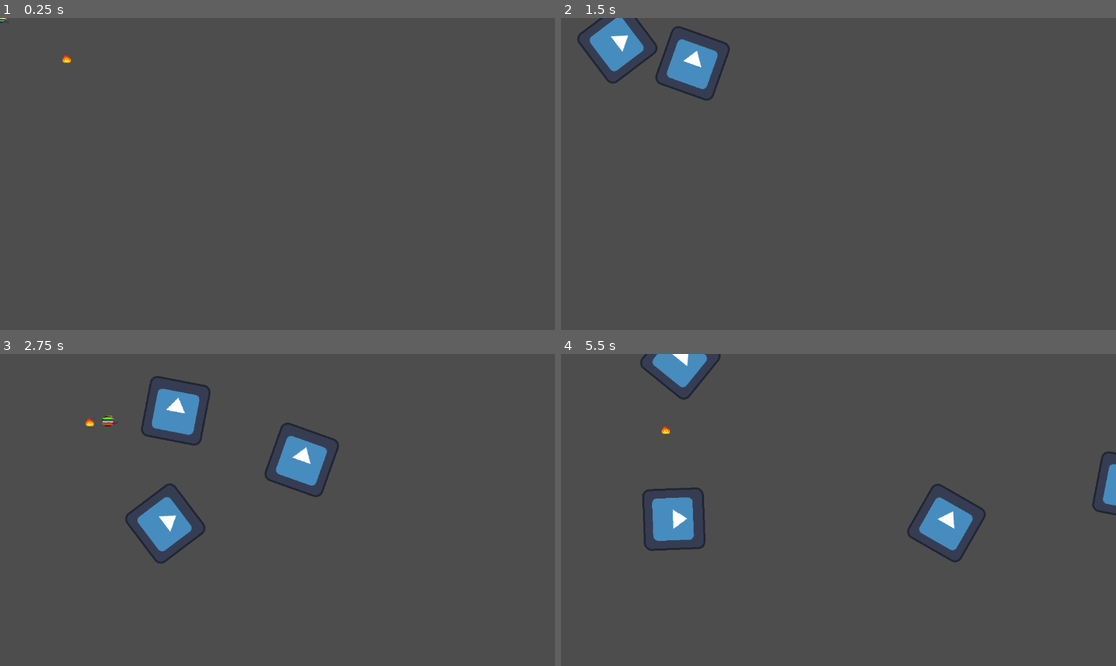
Above: before the commit, frames 1-4 (two rows, left to right).
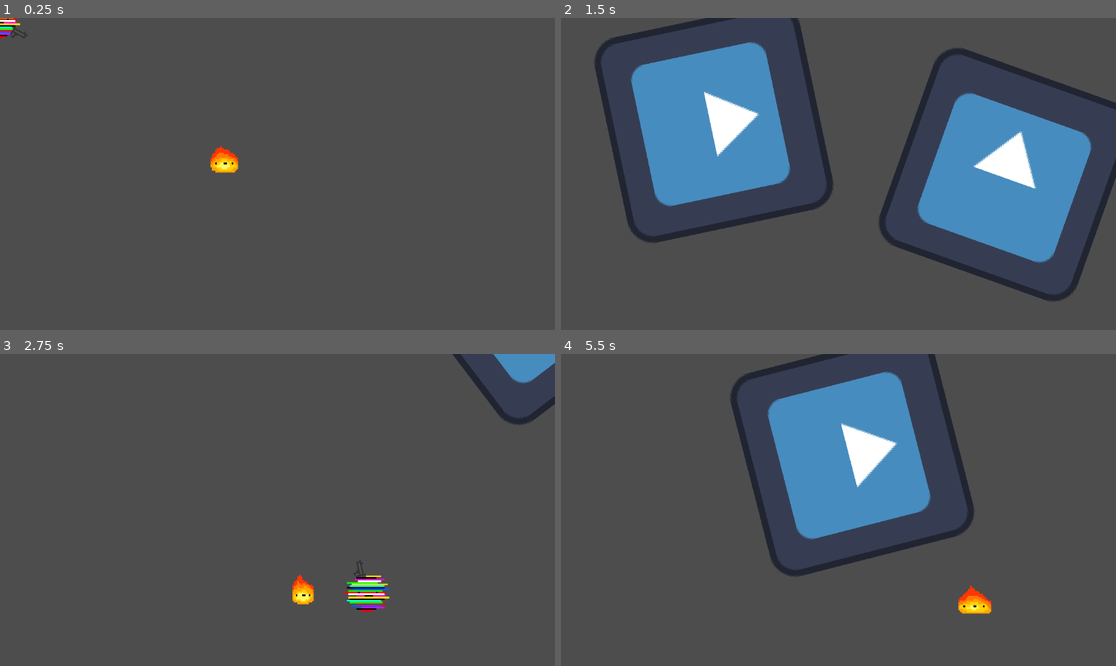
Above: after the commit, the same moments.

Repository: EliasTD/wintertermgamejam2025
Game: Godot game, scene res://Scenes/world.tscn
Two runs of this game, one before a commit and one after it. Both use one fixed random seed, a clock stepped at 60 frames per second and the inputs below. The engine's default icon, where the game draws it, is replaced by a stand-in: a white triangle on a blue panel in a dark square.
Inputs (mouse positions are in pixels of both pictures, inside the frame that each line leads up to):
- Up to frame 1 (0.25 s): no input
- Up to frame 2 (1.5 s): tap Enter at 0.5 s; move the mouse to (960, 158) at 0.52 s; hold Right (ui_right) 0.53-1.28 s; click (960, 158) at 0.6 s; move the mouse to (727, 189) at 1.27 s; hold Down (ui_down) from 1.28 s (still down); click (727, 189) at 1.35 s
- Up to frame 3 (2.75 s): move the mouse to (333, 441) at 2.02 s; release Down (ui_down) at 2.03 s; hold Right (ui_right) from 2.03 s (still down); click (333, 441) at 2.1 s
- Up to frame 4 (5.5 s): move the mouse to (810, 572) at 2.77 s; release Right (ui_right) at 2.78 s; hold Up (ui_up) 2.78-3.53 s; click (810, 572) at 2.85 s; move the mouse to (1005, 556) at 3.52 s; hold Left (ui_left) 3.53-5.03 s; click (1005, 556) at 3.6 s; move the mouse to (672, 463) at 4.27 s; click (672, 463) at 4.35 s; move the mouse to (866, 510) at 5.02 s; hold Down (ui_down) from 5.03 s (still down); click (866, 510) at 5.1 s

The runs differ from the first frame. In frame 1, 0.6% of the frame differs, in the area x 0-43%, y 0-50%; in frame 2, 29%, in the area x 2-100%, y 0-91%; in frame 3, 6.1%; in frame 4, 18%.

Commit message:
Small Changes

Diff:
--- a/Scenes/enemy.tscn
+++ b/Scenes/enemy.tscn
@@ -42,35 +42,35 @@
 }],
 "loop": true,
 "name": &"default",
-"speed": 5.0
+"speed": 6.0
 }]
 
 [sub_resource type="CircleShape2D" id="CircleShape2D_v0r60"]
-radius = 2.17014
+radius = 3.36127
 
 [sub_resource type="CircleShape2D" id="CircleShape2D_vs75n"]
 radius = 2.76134
 
 [node name="enemy" type="CharacterBody2D"]
-position = Vector2(1, -43)
+position = Vector2(1, -47)
 script = ExtResource("1_gneul")
 
 [node name="AnimatedSprite2D" type="AnimatedSprite2D" parent="."]
 position = Vector2(1, 35)
 sprite_frames = SubResource("SpriteFrames_7o8ei")
-frame_progress = 0.939056
+frame_progress = 0.994304
 
 [node name="detection_area" type="Area2D" parent="."]
 collision_layer = 2
 collision_mask = 2
 
 [node name="CollisionShape2D" type="CollisionShape2D" parent="detection_area"]
-position = Vector2(-1, 35)
+position = Vector2(-1, 38)
 scale = Vector2(18.455, 18.455)
 shape = SubResource("CircleShape2D_v0r60")
 
 [node name="CollisionShape2D" type="CollisionShape2D" parent="."]
-position = Vector2(0, 34)
+position = Vector2(0, 36)
 scale = Vector2(4, 4)
 shape = SubResource("CircleShape2D_vs75n")
 
--- a/Scenes/player.tscn
+++ b/Scenes/player.tscn
@@ -74,6 +74,7 @@
 sprite_frames = SubResource("SpriteFrames_dqhio")
 
 [node name="CollisionShape2D" type="CollisionShape2D" parent="."]
+position = Vector2(1, 0)
 shape = SubResource("CircleShape2D_7b1te")
 
 [node name="gun" parent="." instance=ExtResource("3_qjl4f")]
--- a/Scenes/world.tscn
+++ b/Scenes/world.tscn
@@ -12,3 +12,7 @@
 
 [node name="player" parent="." instance=ExtResource("2_xksb0")]
 collision_mask = 3
+
+[node name="Camera2D" type="Camera2D" parent="."]
+position = Vector2(171, 94)
+zoom = Vector2(3.4, 3.4)
